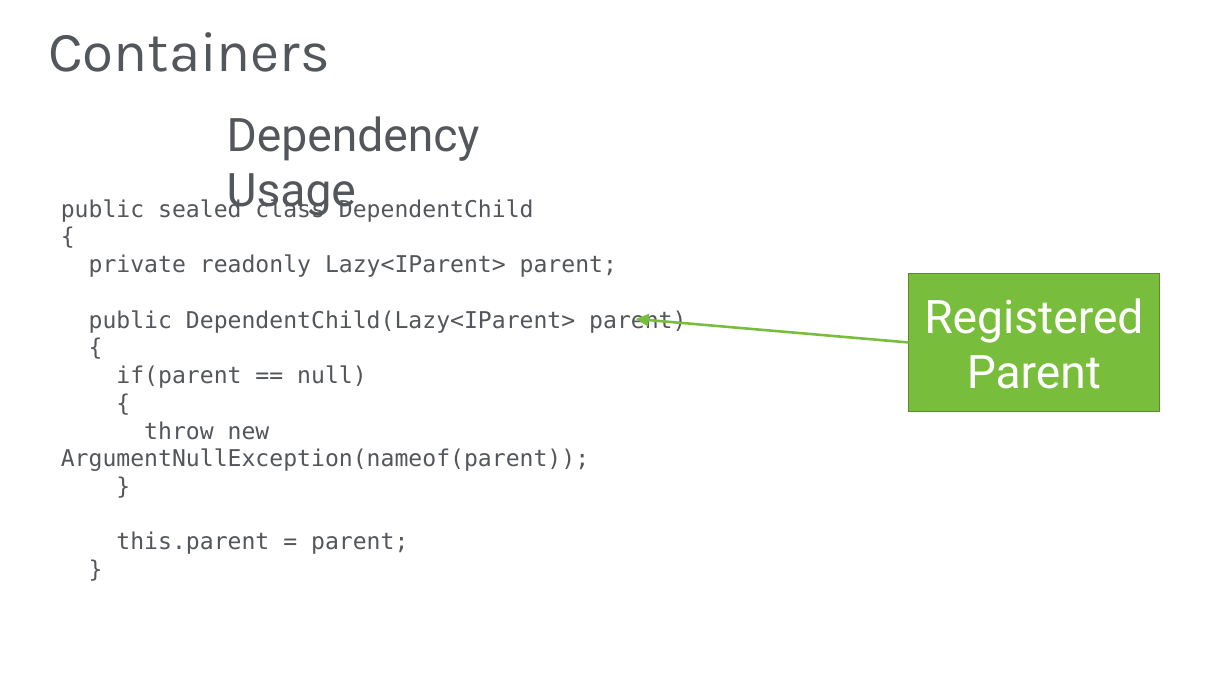
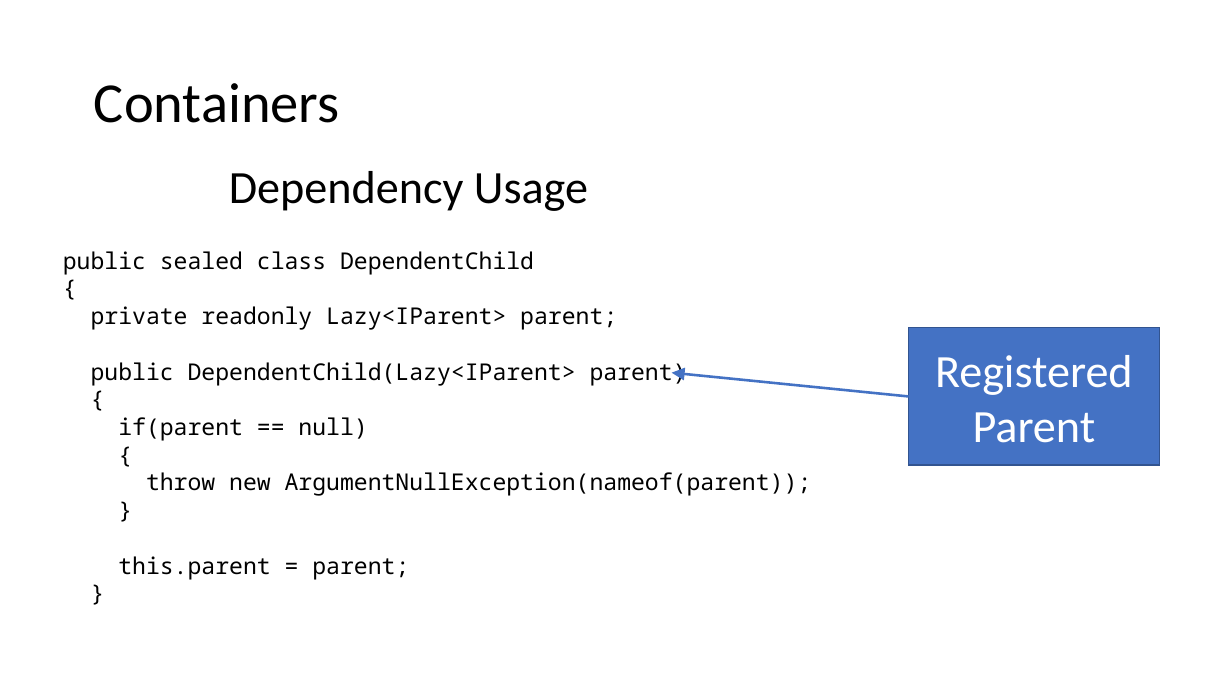
Before and after one commit to JasonBock/Presentations, a slide deck: slide 32 of Dependencies Demystified.pptx. Drawn at 1232x693 pixels with LibreOffice and Linux fonts; fonts in the diff are those of the drawing; background and template pictures are left out. Boxes give left, top, right and bottom in pixels: in the first picture for what was removed or moved away, otherwise in the second. Text is boxed around its words. In the diff, an @@ line names an element or a change of style, - is before the commit and + after.

```diff
--- a/Dependencies Demystified.pptx
+++ b/Dependencies Demystified.pptx
@@ title "Containers": place and size @@
-title "Containers" at [48, 32, 330, 72]
+title "Containers" at [94, 83, 340, 123]
@@ title "Containers" at [94, 83, 340, 123]: font Karla to Calibri, text colour #53565A to #000000 @@
@@ text "Dependency Usage": place and size @@
-text "Dependency Usage" at [227, 116, 480, 217]
+text "Dependency Usage" at [229, 171, 588, 211]
@@ text "Dependency Usage" at [229, 171, 588, 211]: font Roboto to Calibri, text colour #53565A to #000000 @@
@@ text "public sealed class DependentChild": place and size @@
-text "public sealed class DependentChild" at [61, 198, 686, 554]
+text "public sealed class DependentChild" at [63, 251, 812, 579]
@@ text "public sealed class DependentChild" at [63, 251, 812, 579]: font DejaVu Sans Mono to Noto Sans Mono, text colour #53565A to #000000 @@
@@ rectangle "Registered Parent": place and size @@
-rectangle "Registered Parent" at [909, 274, 1159, 411]
+rectangle "Registered Parent" at [909, 328, 1159, 466]
@@ rectangle "Registered Parent" at [909, 328, 1159, 466]: font Roboto to Calibri; fill #78BE3C to #4472C4; outline #598D2C 1 pt to #325491 1 pt @@
@@ arrow moved from (909, 343) - (636, 319) to (909, 396) - (672, 372) @@
@@ arrow (909, 396) - (672, 372): stroke #78BE3C 2 pt to #4472C4 2 pt @@
```
Also in this commit, not shown: 44 other slides changed.
